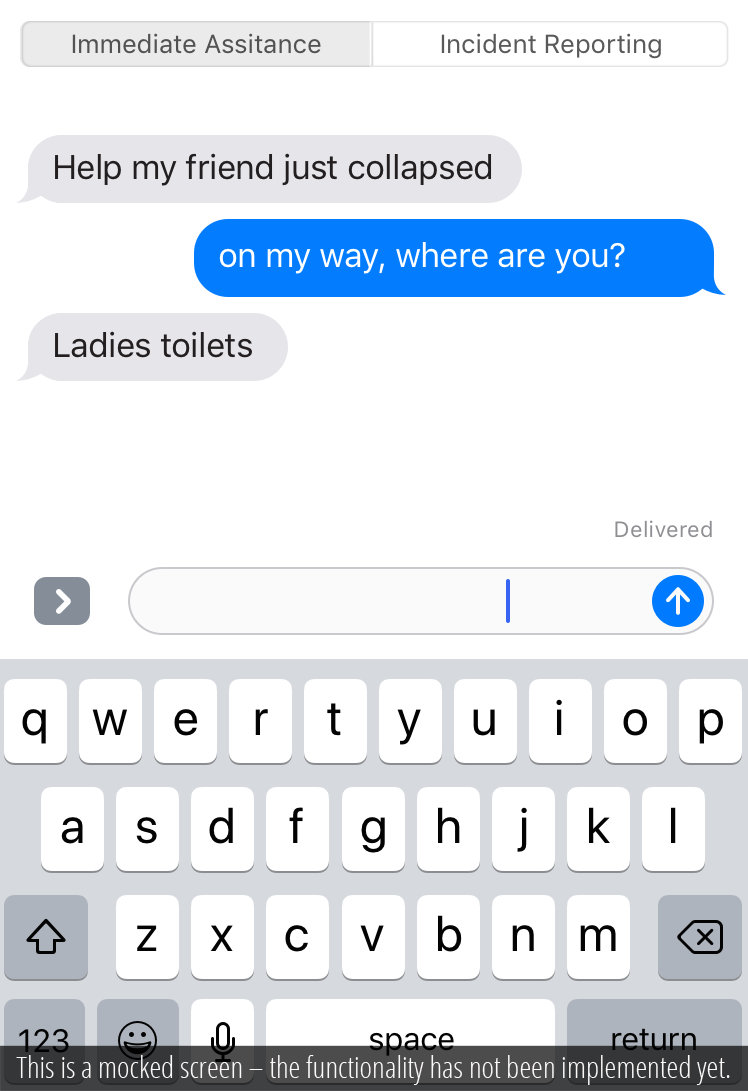
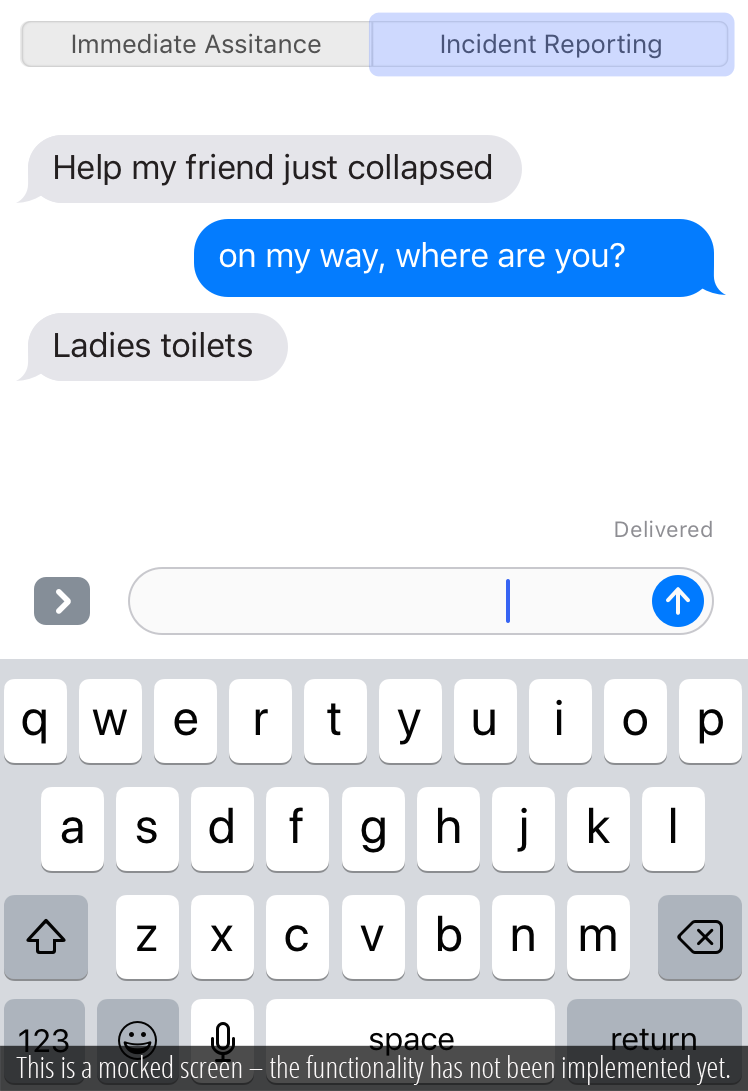
Layer changes from the first 748×1091 image to the second:
added layer "Shape 2" (20%) above "Layer 1" over [368, 12, 735, 77]
